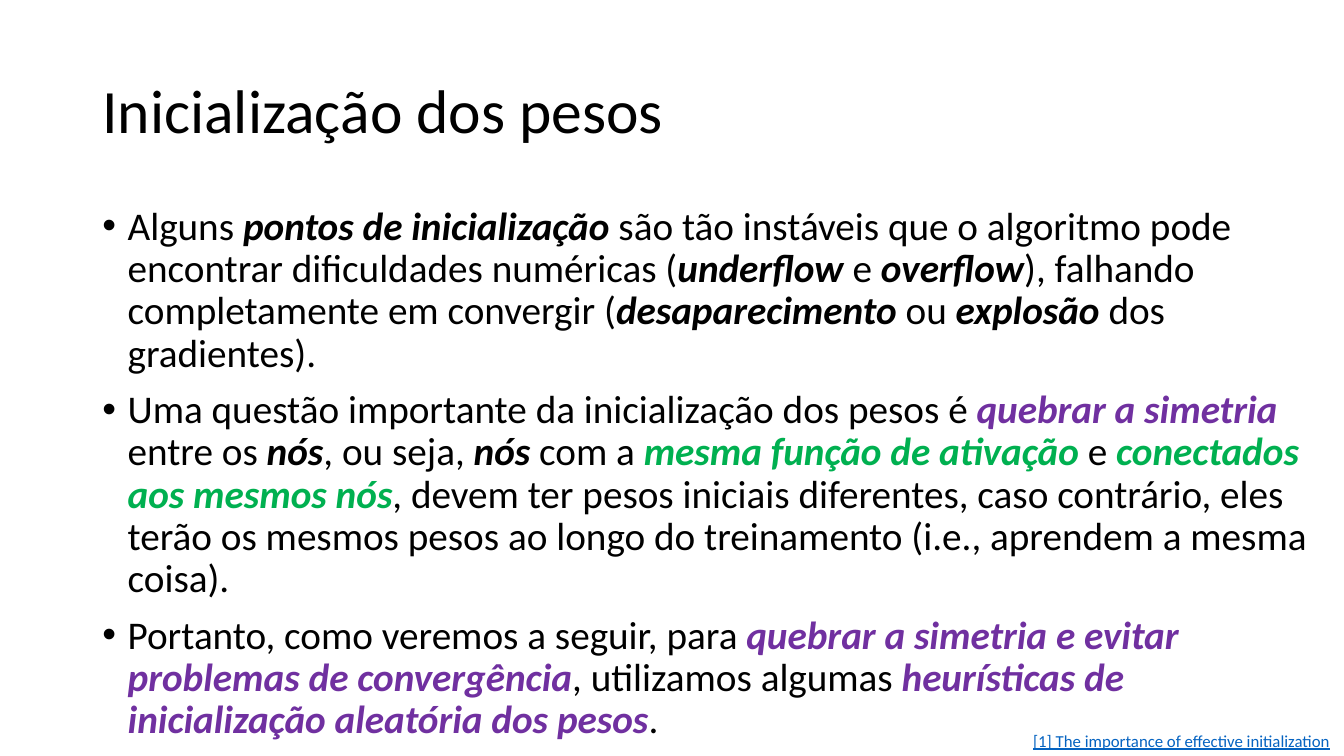
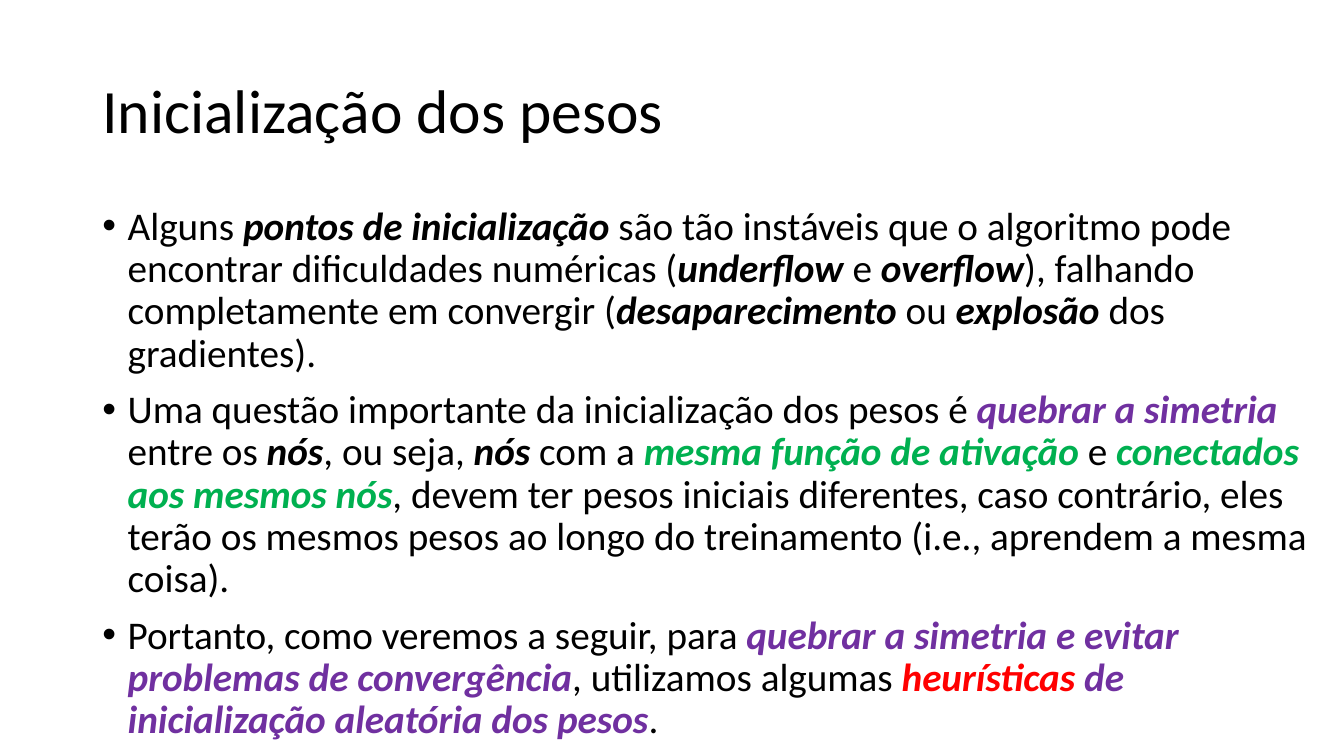
Before and after one commit to zz4fap/t320_aprendizado_de_maquina, a slide deck: slide 15 of slides/T320_Redes_Neurais_Artificiais (Parte IV).pptx. Drawn at 1344x756 pixels with LibreOffice and Linux fonts; fonts in the diff are those of the drawing. Boxes give left, top, right and bottom in pixels: in the first picture for what was removed or moved away, otherwise in the second. Text is boxed around its words. In the diff, an @@ line names an element or a change of style, - is before the commit and + after.

```diff
--- a/slides/T320_Redes_Neurais_Artificiais (Parte IV).pptx
+++ b/slides/T320_Redes_Neurais_Artificiais (Parte IV).pptx
@@ text at [128, 621, 1178, 740]: text colour #7030A0 to #FF0000 in "heurísticas" @@
@@ text removed at [1033, 735, 1330, 750] @@
-[1] The importance of effective initialization
```
Also in this commit, not shown: 6 other slides changed, 1 other file.
